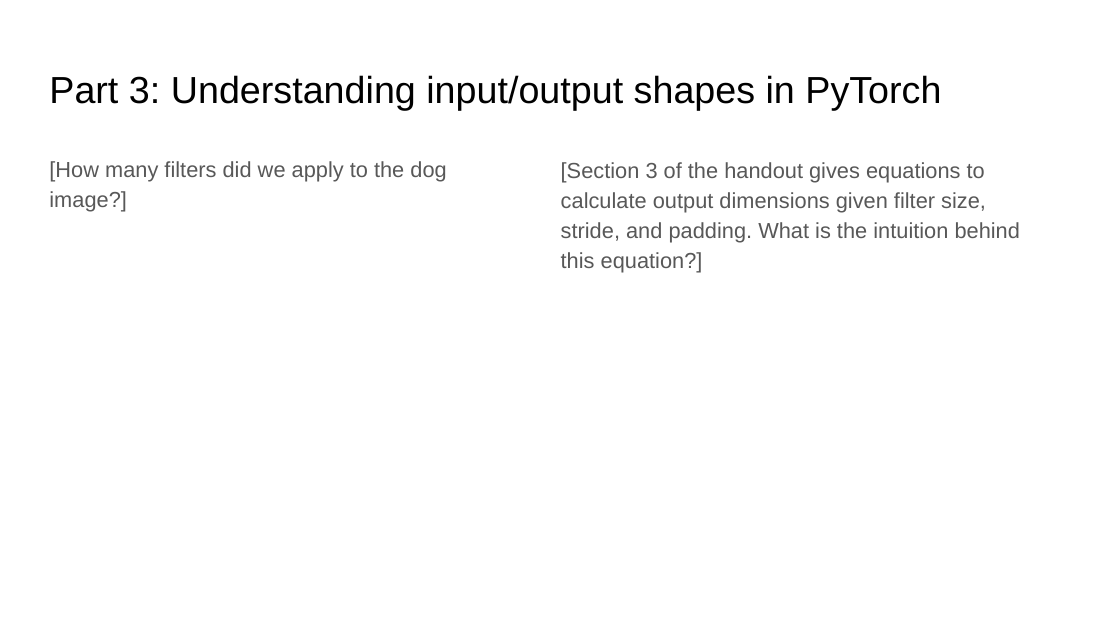
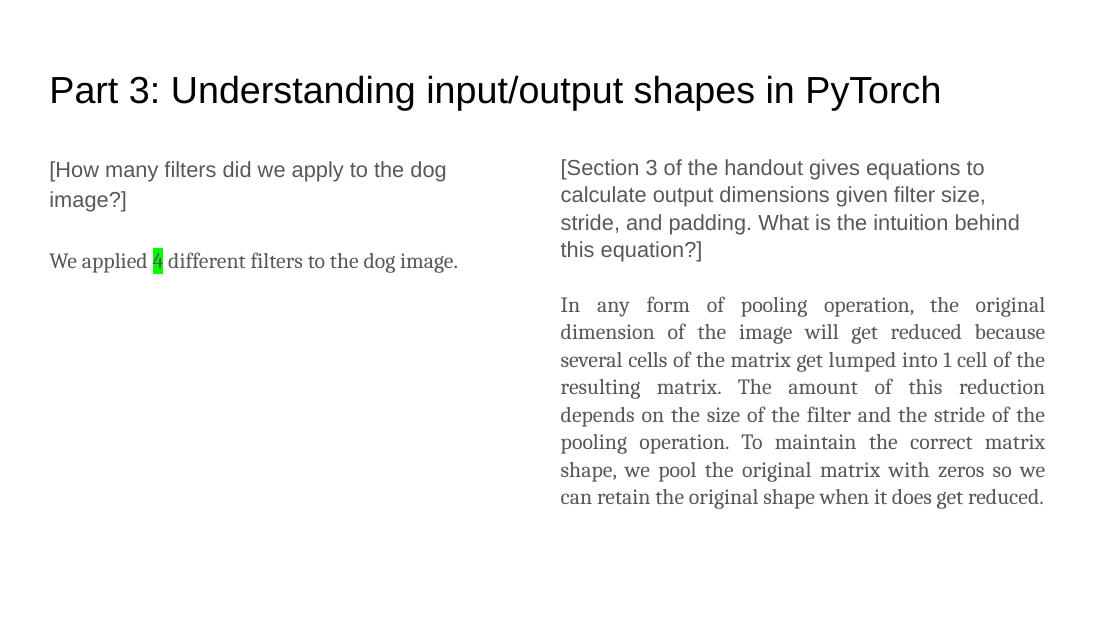
Before and after one commit to ShuvoNewaz/CS-6476-Projects-Fall2022, a slide deck: slide 12 of docs/report.pptx. Drawn at 1120x630 pixels with LibreOffice and Linux fonts; fonts in the diff are those of the drawing. Boxes give left, top, right and bottom in pixels: in the first picture for what was removed or moved away, otherwise in the second. Text is boxed around its words. In the diff, an @@ line names an element or a change of style, - is before the commit and + after.

```diff
--- a/docs/report.pptx
+++ b/docs/report.pptx
@@ text at (x1=561, y1=159, x2=1020, y2=262): line spacing 1.15 to 1.05 @@
@@ text at (x1=49, y1=247, x2=458, y2=273): paragraph added @@
+We applied 4 different filters to the dog image.
@@ text at (x1=561, y1=296, x2=1046, y2=509): paragraph added @@
+In any form of pooling operation, the original dimension of the image will get reduced because several cells of the matrix get lumped into 1 cell of the resulting matrix. The amount of this reduction depends on the size of the filter and the stride of the pooling operation. To maintain the correct matrix shape, we pool the original matrix with zeros so we can retain the original shape when it does get reduced.
```
Also in this commit, not shown: 20 other slides changed, 17 other files.
